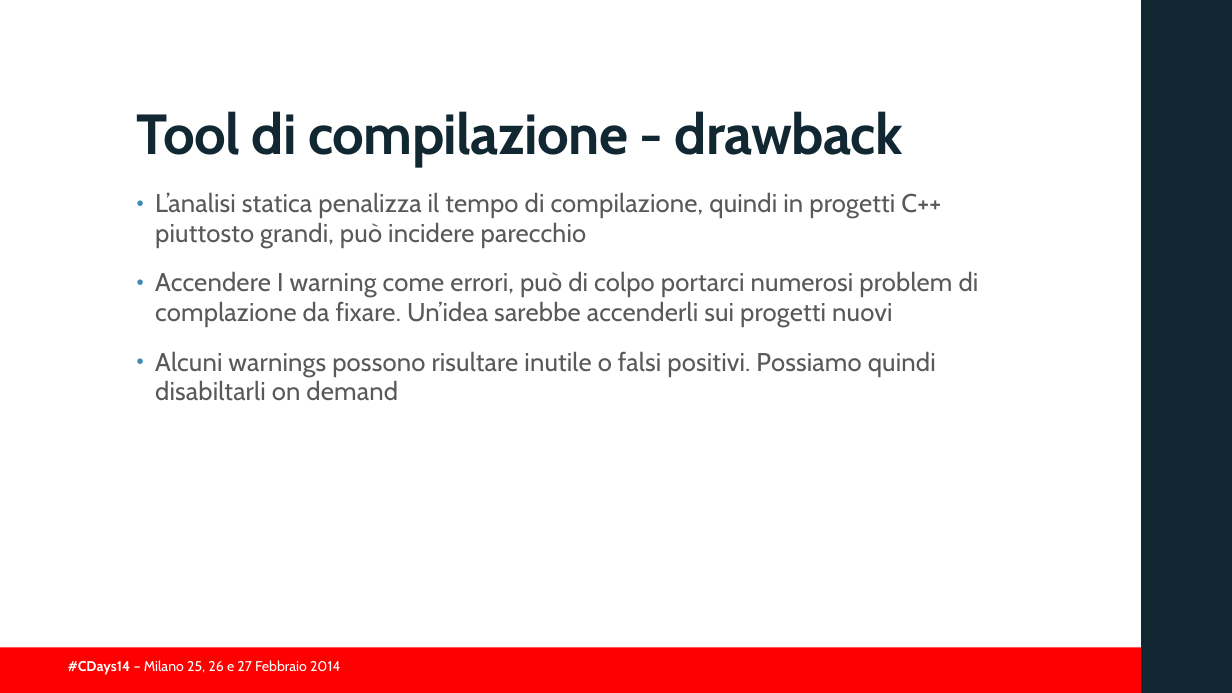
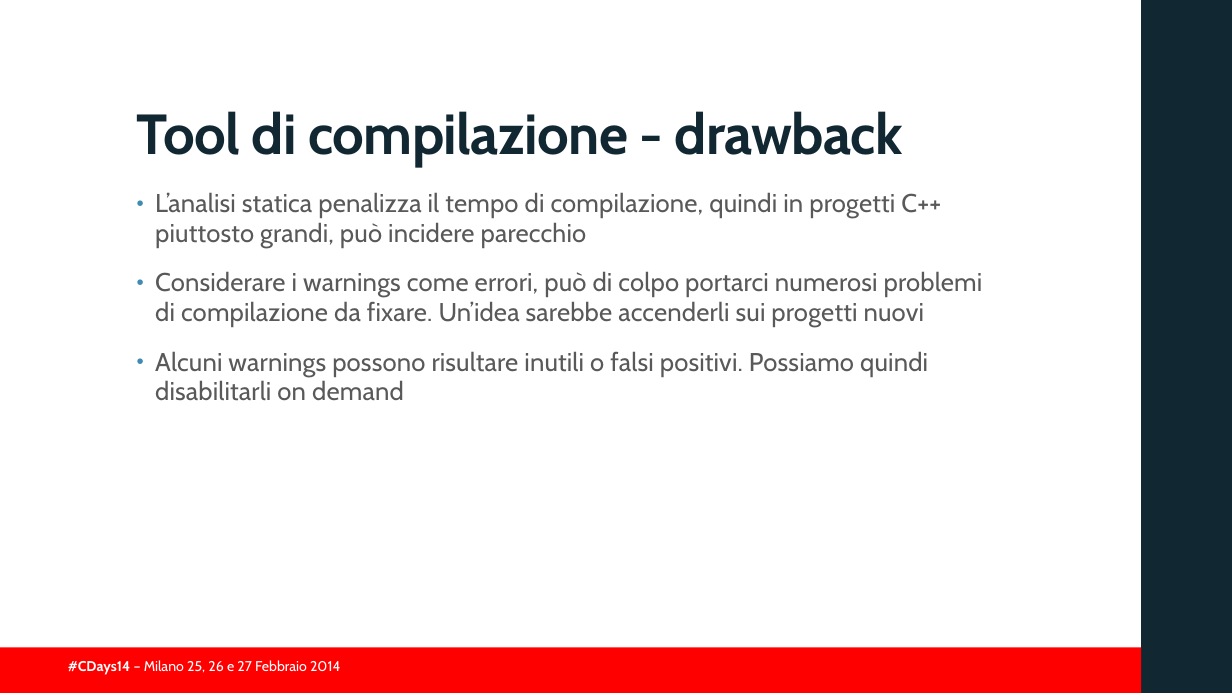
Before and after one commit to guidop/CDays14, a slide deck: slide 19 of presentazioneCDAYS2014.pptx. Drawn at 1232x693 pixels with LibreOffice and Linux fonts; fonts in the diff are those of the drawing; background and template pictures are left out. Boxes give left, top, right and bottom in pixels: in the first picture for what was removed or moved away, otherwise in the second. Text is boxed around its words. In the diff, an @@ line names an element or a change of style, - is before the commit and + after.

```diff
--- a/presentazioneCDAYS2014.pptx
+++ b/presentazioneCDAYS2014.pptx
@@ text at (155, 271, 983, 401): text changed @@
-• Accendere I warning come errori, può di colpo portarci numerosi problem di complazione da fixare. Un’idea sarebbe accenderli sui progetti nuovi
-• Alcuni warnings possono risultare inutile o falsi positivi. Possiamo quindi disabiltarli on demand
+• Considerare i warnings come errori, può di colpo portarci numerosi problemi di compilazione da fixare. Un’idea sarebbe accenderli sui progetti nuovi
+• Alcuni warnings possono risultare inutili o falsi positivi. Possiamo quindi disabilitarli on demand
```
Also in this commit, not shown: 25 other slides changed, 1 slide removed, 3 other files.
